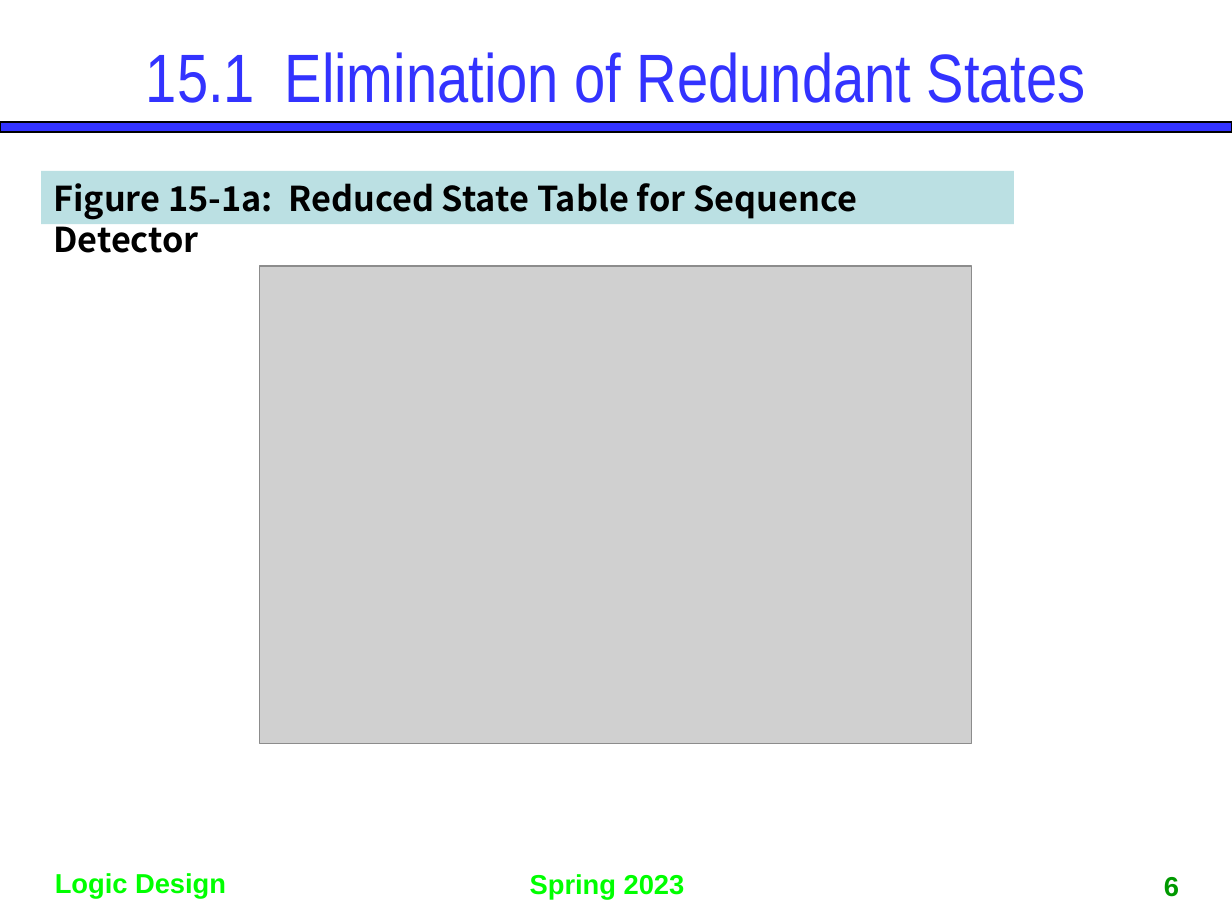
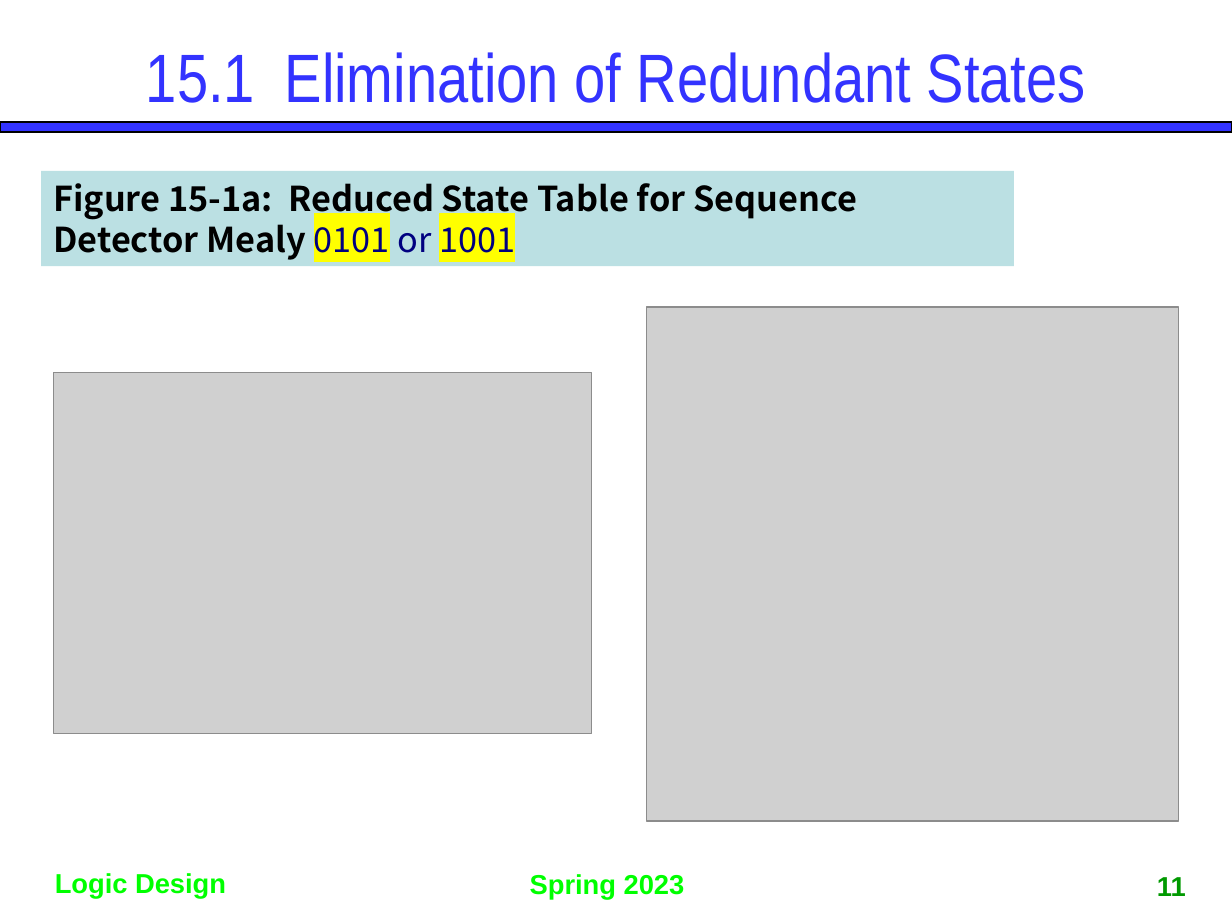
Before and after one commit to gdlee412/Logic-Circuits, a slide deck: slide 11 of 자료/Ch15. Reduction of State Tables and State Assignment.pptx (slide 6 before the commit). Drawn at 1232x924 pixels with LibreOffice and Linux fonts; fonts in the diff are those of the drawing; grey boxes stand for pictures. Boxes give left, top, right and bottom in pixels: in the first picture for what was removed or moved away, otherwise in the second. Text is boxed around its words. In the diff, an @@ line names an element or a change of style, - is before the commit and + after.

```diff
--- a/자료/Ch15. Reduction of State Tables and State Assignment.pptx
+++ b/자료/Ch15. Reduction of State Tables and State Assignment.pptx
@@ rectangle "Figure 15-1a: Reduced State Table ...": place and size @@
-rectangle "Figure 15-1a: Reduced State Table ..." at bbox=[41, 171, 1014, 224]
+rectangle "Figure 15-1a: Reduced State Table ..." at bbox=[41, 171, 1014, 266]
@@ text in rectangle at bbox=[53, 183, 857, 260]: text changed @@
-Figure 15-1a: Reduced State Table for Sequence Detector
+Figure 15-1a: Reduced State Table for Sequence Detector Mealy 0101 or 1001
@@ picture added at bbox=[647, 307, 1179, 821] @@
@@ picture: place and size @@
-picture at bbox=[260, 266, 972, 743]
+picture at bbox=[53, 373, 591, 734]
@@ page number at bbox=[1157, 877, 1186, 896]: text changed @@
-6
+11
```
Also in this commit, not shown: 20 other slides changed, 20 slides added, 3 slides removed.
